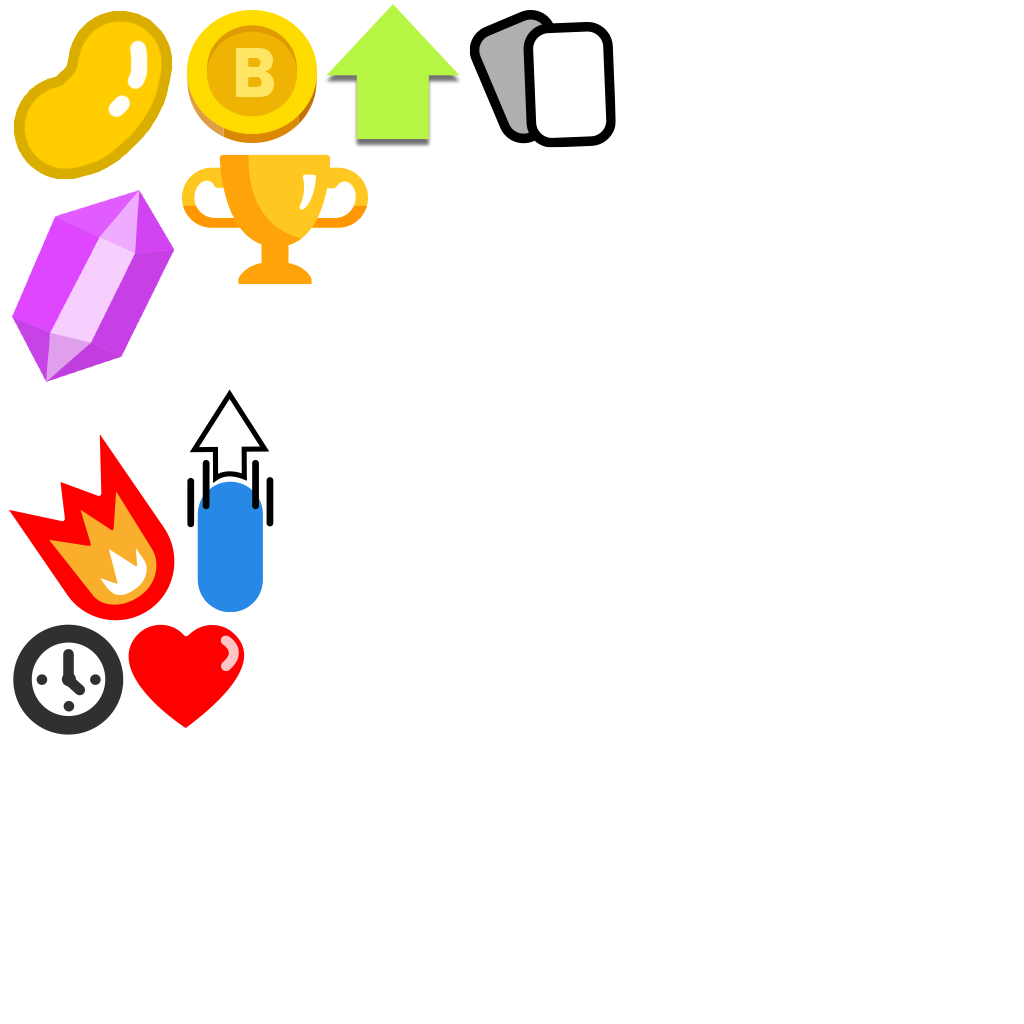
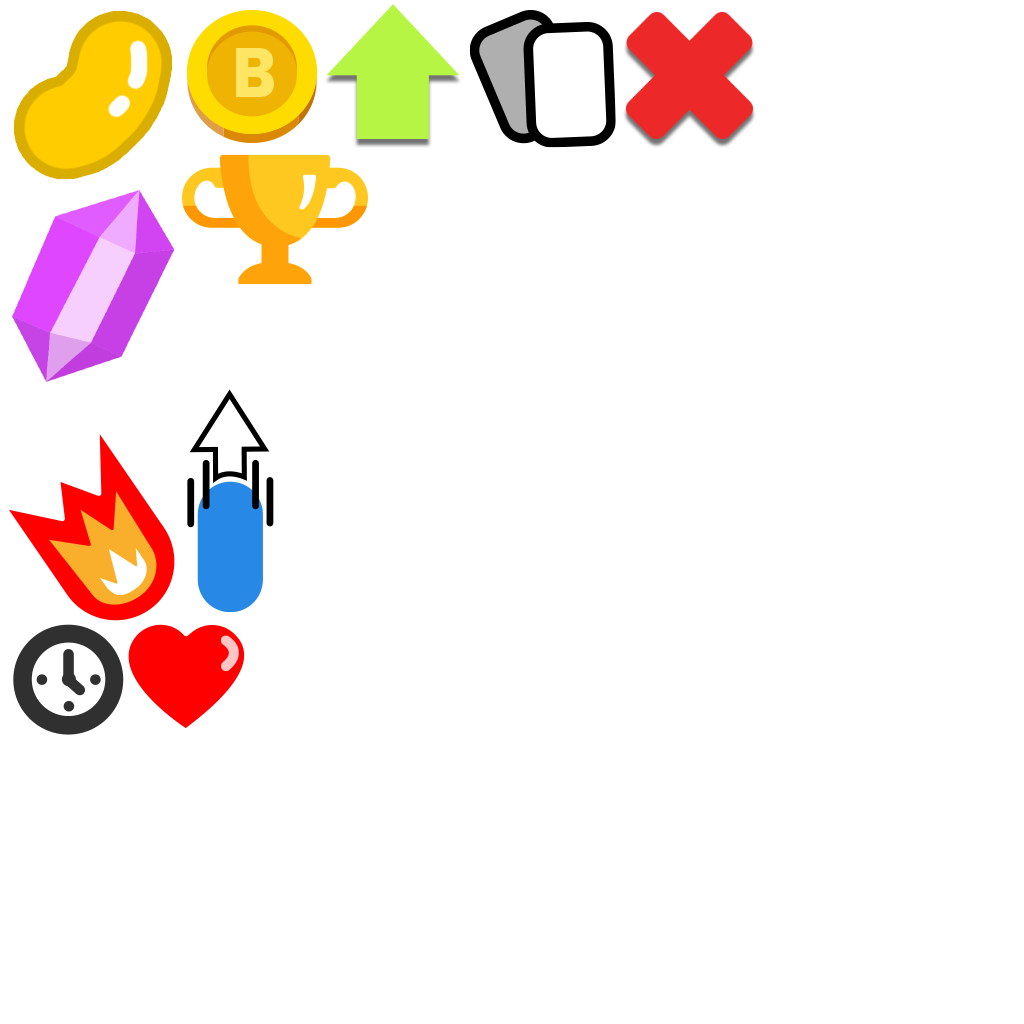
Layers edited between the first and the second 1024x1024 image:
added layer "Layer 10" above "Layer 9" over 626, 12, 753, 139
